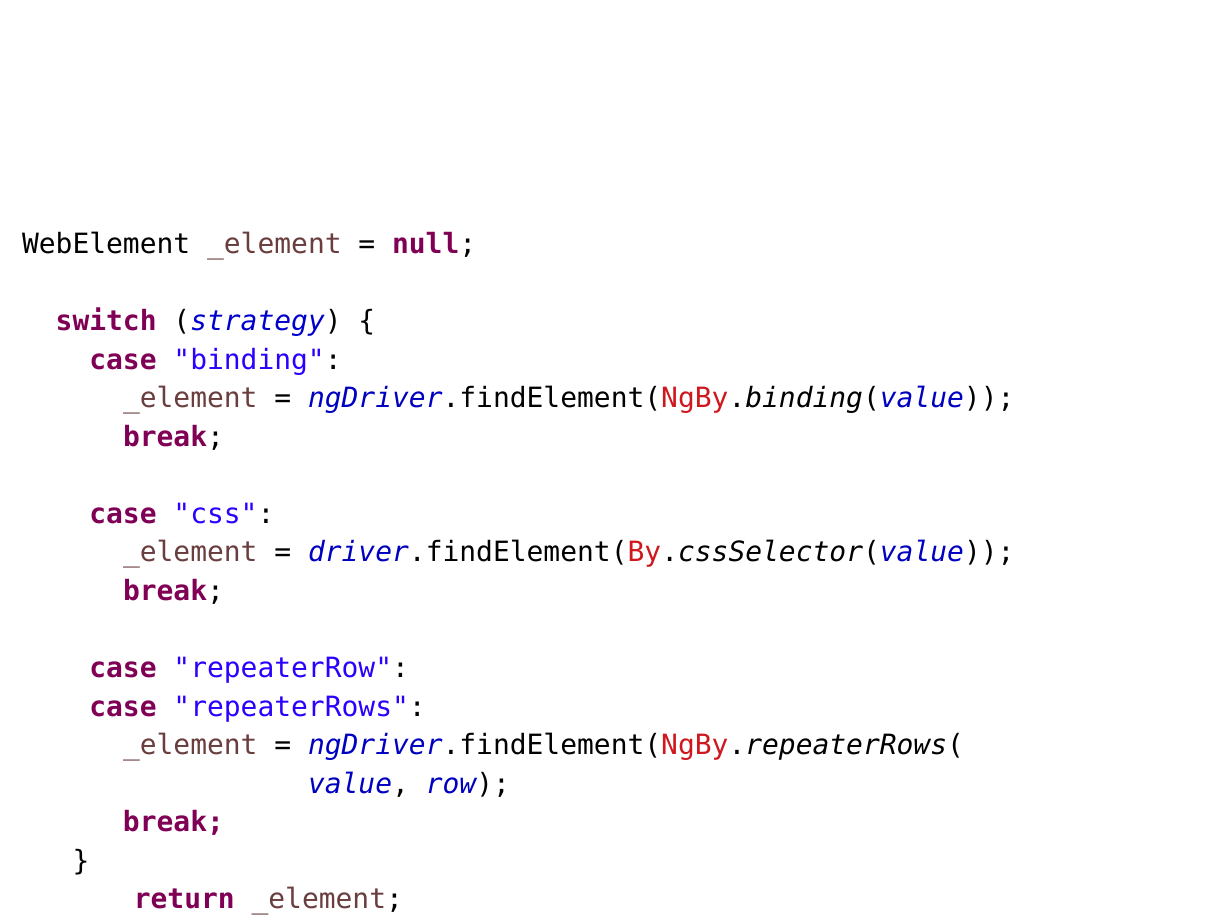
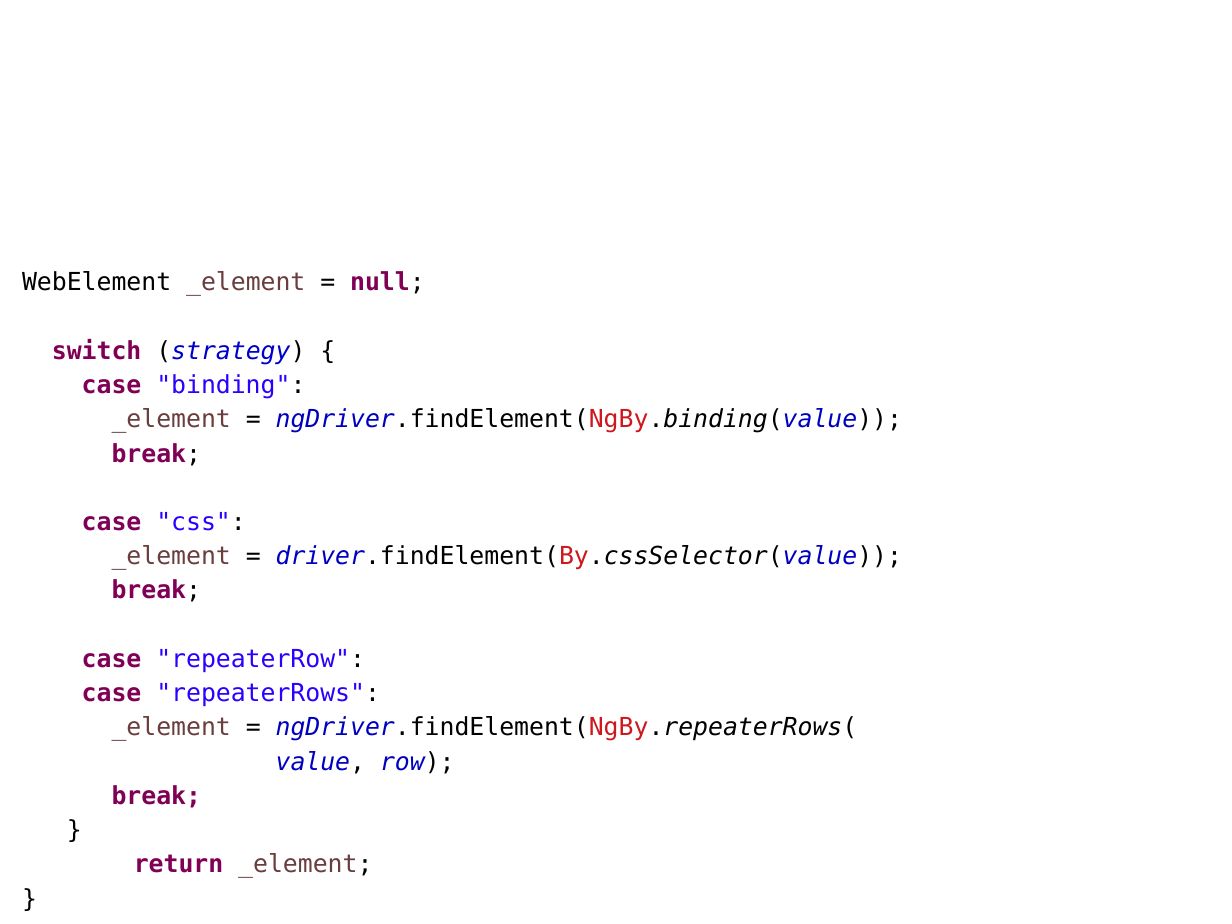
Before and after one commit to sergueik/SKDF, a slide deck: slide 21 of SKDF.odp (slide 16 before the commit). Drawn at 1232x924 pixels with LibreOffice and Linux fonts; fonts in the diff are those of the drawing; background and template pictures are left out. Boxes give left, top, right and bottom in pixels: in the first picture for what was removed or moved away, otherwise in the second. Text is boxed around its words. In the diff, an @@ line names an element or a change of style, - is before the commit and + after.

```diff
--- a/SKDF.odp
+++ b/SKDF.odp
@@ text "WebElement _element = null;": place and size @@
-text "WebElement _element = null;" at <box>22,231,1014,914</box>
+text "WebElement _element = null;" at <box>22,271,902,878</box>
@@ text "WebElement _element = null;" at <box>22,271,902,878</box>: size 18 to 16 pt @@
```
Also in this commit, not shown: 9 other slides changed, 6 slides added, 1 other file.
